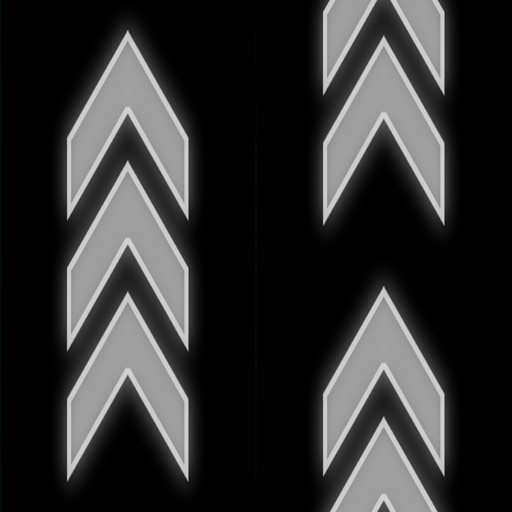
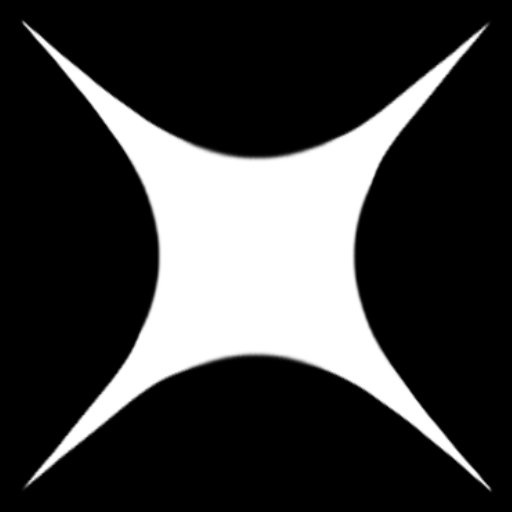
Two versions of the same layered image (w=512, h=512). Layer-by-layer changes:
added layer "图层 13" above "图层 12" over [20, 18, 494, 494]
added layer "图层 11" above "图层 10" over [0, 0, 512, 512]
